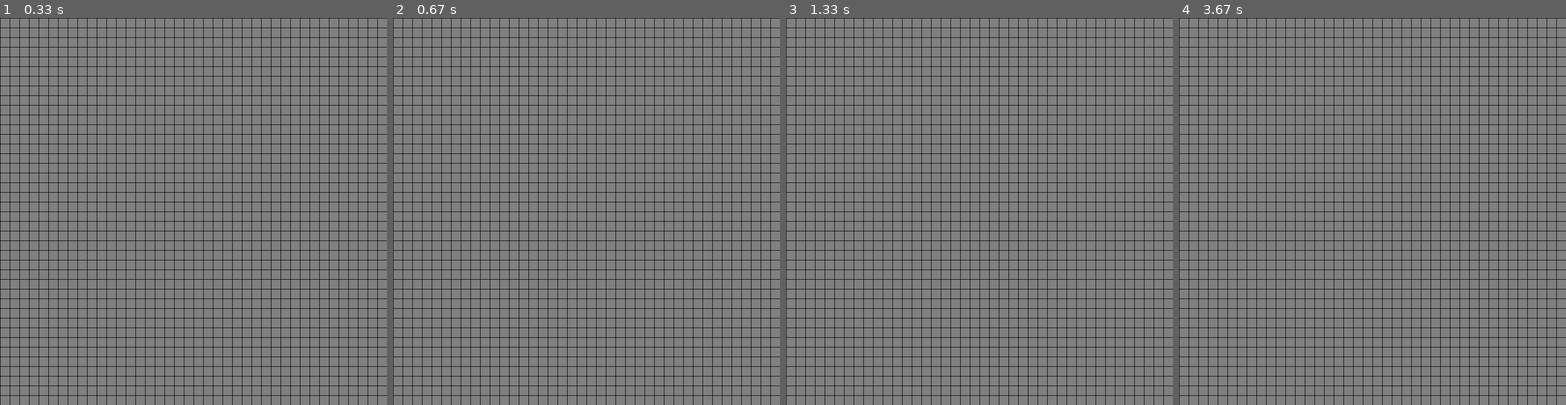
Above: before the commit, frames 1-4 (left to right).
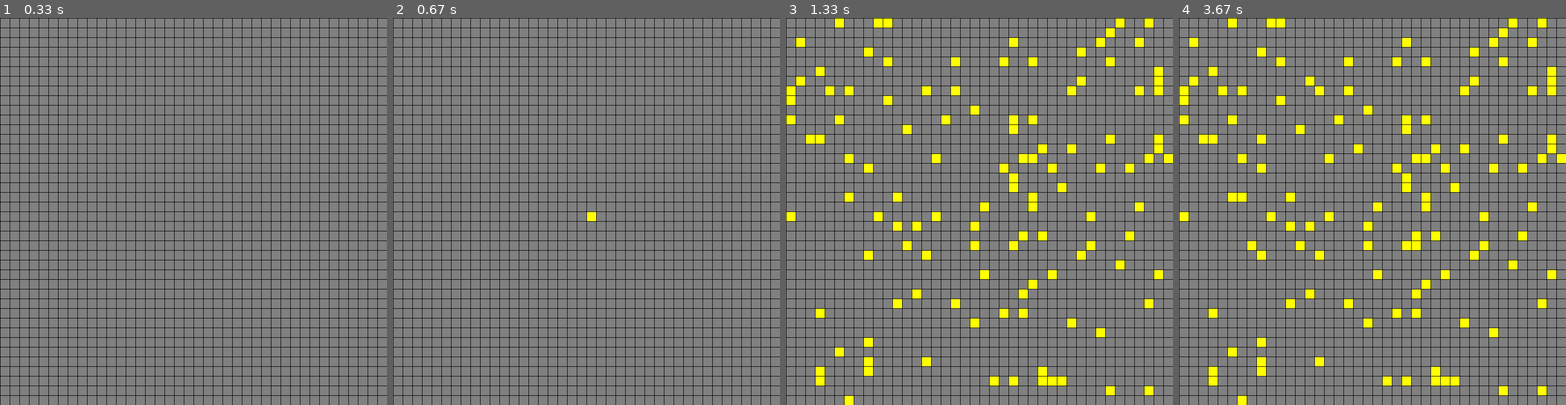
Above: after the commit, the same moments.

Repository: LexusG/LIfe-Simulation-
Game: pygame game, started from Life Simulation.py
The game is run twice, just before and just after one commit, with the same random seed, the same clock (stepped at 60 frames per second) and the same inputs.
Inputs (mouse positions are in pixels of both pictures, inside the frame that each line leads up to):
- Up to frame 1 (0.33 s): no input
- Up to frame 2 (0.67 s): click (586, 211) at 0.38 s
- Up to frame 3 (1.33 s): tap C at 0.67 s; tap V at 1 s
- Up to frame 4 (3.67 s): click (1418, 246) at 1.38 s; click (1233, 199) at 1.72 s; click (1360, 145) at 2.05 s; click (1310, 83) at 2.38 s; tap Space at 2.67 s; click (1248, 250) at 3.05 s; click (1260, 137) at 3.38 s

Frame 1 is identical in both runs. In frame 2, less than 0.1% of the frame differs, in the area x 50-53%, y 50-53%; in frame 3, 6.5%; in frame 4, 6.9%, in the area x 0-100%, y 0-100%.

Commit message:
update to game functionalites

Diff:
--- a/Life Simulation.py
+++ b/Life Simulation.py
@@ -1,5 +1,8 @@
 import pygame
 # Initializing Pygame
+
+import random
+
 pygame.init()
 
 # Defining color constants in RGB format
@@ -21,8 +24,20 @@
 # Setting up a clock for FPS control
 clock = pygame.time.Clock()
 
+def gen(num):
+    # Returning a set of tuples representing random positions on the grid
+    return set([(random.randrange(0, GRID_HEIGHT), random.randrange(0, GRID_WIDTH)) for _ in range(num)])
+
+
 # Function to draw the grid on the screen
 def draw_grid(positions):
+    # Drawing filled cells
+    for position in positions:
+        col, row = position
+        top_left = (col * TILE_SIZE, row * TILE_SIZE)
+        pygame.draw.rect(screen, YELLOW, (*top_left, TILE_SIZE, TILE_SIZE))
+
+
     # Drawing horizontal lines for the grid
     for row in range (GRID_HEIGHT):
         pygame.draw.line(screen, BLACK, (0, row * TILE_SIZE), (WIDTH, row * TILE_SIZE))
@@ -31,23 +46,114 @@
     for column in range (GRID_WIDTH):
         pygame.draw.line(screen, BLACK, (column * TILE_SIZE, 0), (column * TILE_SIZE, HEIGHT))
 
+# Function to adjust the grid based on the Game of Life rules
+def adjust_grid(positions):
+    # Sets to hold neighbor positions and new positions after adjustment
+    all_neighbors = set()
+    new_positions = set()
+
+    # Iterating through each position to apply Game of Life rules
+    for position in positions:
+        neighbors = get_neighbors(position)
+        all_neighbors.update(neighbors)
+
+        # Filtering neighbors that are in current positions
+        neighbors = list(filter(lambda x: x in positions, neighbors))
+
+        # Applying the survival rule
+        if len(neighbors) in [2, 3]:
+            new_positions.add(position)
+
+    # Checking each neighbor position for possible birth of new cell
+    for position in all_neighbors:
+        neighbors = get_neighbors(position)
+        neighbors = list(filter(lambda x: x in positions, neighbors))
+
+        # Applying the birth rule
+        if len(neighbors) == 3:
+            new_positions.add(position)
+
+    return new_positions
+
+# Function to get neighboring positions of a given cell
+def get_neighbors(pos):
+    x, y = pos
+    neighbors = []
+    for dx in [-1, 0, 1]:
+        if x + dx < 0 or x + dx > GRID_WIDTH:
+            continue
+        for dy in [-1, 0, 1]:
+            if y + dy < 0 or y + dy > GRID_HEIGHT:
+                continue
+            if dx == 0 and dy == 0:
+                continue
+
+            neighbors.append((x + dx, y + dy))
+
+    return neighbors
+
 
 # Main function containing the game loop
 def main():
     running = True
+    playing = False
+    count = 0
+    update_freq = 120  # Frequency of grid updates
+
 
     positions = set()  # Set to store positions
 
     # Game loop: runs as long as the game is running
     while running:
-        # Limiting the loop to a maximum of FPS times per second
-        clock.tick(FPS)
+        clock.tick(FPS) # Controlling the game's frame rate
+
+        # Incrementing count if the game is in 'playing' mode
+        if playing:
+            count += 1
+
+        # Updating the grid based on Game of Life rules at specific intervals
+        if count >= update_freq:
+            count = 0
+            positions = adjust_grid(positions)
+
+        # Updating window title based on the game state
+        pygame.display.set_caption("Playing" if playing else "Paused")
 
         # Event handling loop
         for event in pygame.event.get():
             # Checking for the QUIT event to exit the game
             if event.type == pygame.QUIT:
                 running = False
+
+             # Handling mouse button clicks
+            if event.type == pygame.MOUSEBUTTONDOWN:
+                x, y = pygame.mouse.get_pos()  # Getting mouse position
+                col = x // TILE_SIZE           # Calculating column
+                row = y // TILE_SIZE           # Calculating row
+                pos= (col, row)                # Creating a tuple for the position
+
+                # Creating a tuple for the position "FOR ADDING AND REMOVING POSITIONS"
+                if pos in positions:
+                    positions.remove(pos)
+                else:
+                    positions.add(pos)
+
+            # Handling keyboard inputs
+            if event.type == pygame.KEYDOWN:
+                # Toggling the play/pause state
+                if event.key == pygame.K_SPACE:
+                    playing = not playing
+
+                # For refreshing the game
+                if event.key == pygame.K_c:
+                    positions = set()
+                    playing = False
+                    count = 0
+
+                # Generating random positions
+                if event.key == pygame.K_v:
+                    positions = gen(random.randrange(2, 5)* GRID_WIDTH)
+
 
         screen.fill(GREY)        # Filling the screen with grey background
         draw_grid(positions)     # Drawing the grid
